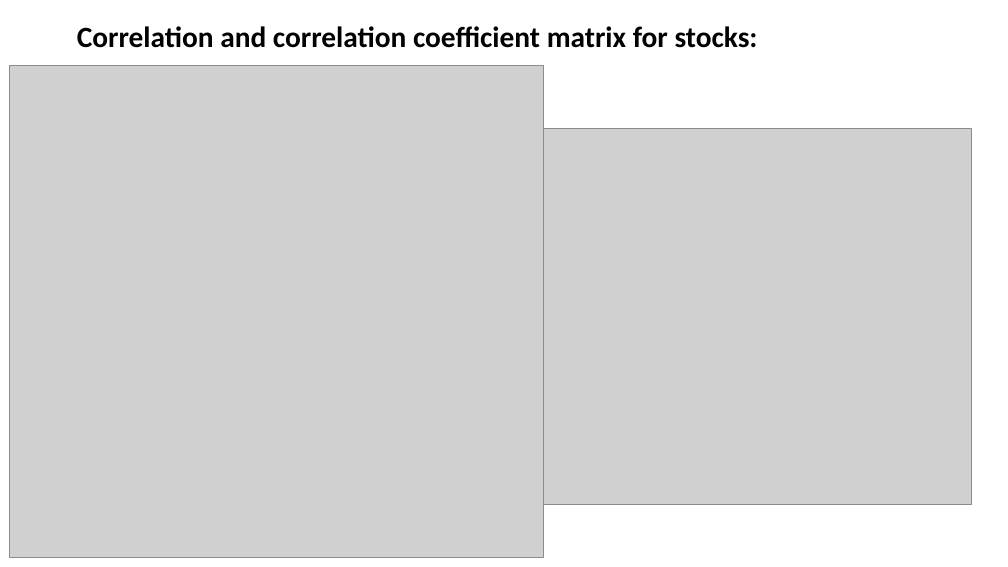
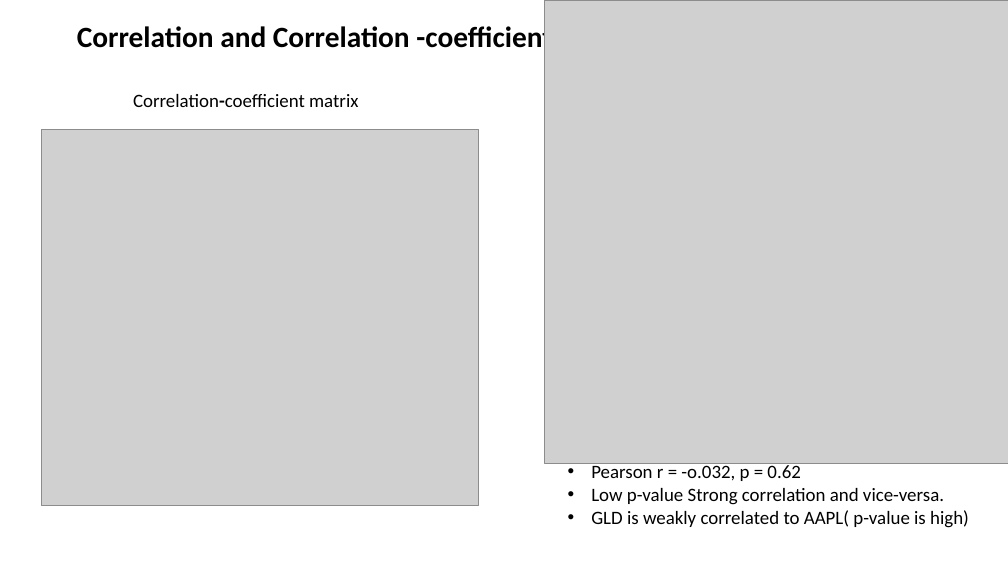
Before and after one commit to gayatripingale/Stocks-Project, a slide deck: slide 8 of Stock_Price_Analysis .pptx. Drawn at 1008x567 pixels with LibreOffice and Linux fonts; fonts in the diff are those of the drawing; grey boxes stand for pictures. Boxes give left, top, right and bottom in pixels: in the first picture for what was removed or moved away, otherwise in the second. Text is boxed around its words. In the diff, an @@ line names an element or a change of style, - is before the commit and + after.

```diff
--- a/Stock_Price_Analysis .pptx
+++ b/Stock_Price_Analysis .pptx
@@ title at box(77, 23, 552, 55): text changed @@
-Correlation and correlation coefficient matrix for stocks:
+Correlation and Correlation -coefficient matrix for stocks:
@@ picture added at box(545, 0, 1008, 464) @@
@@ picture removed at box(10, 65, 543, 558) @@
@@ text added at box(133, 94, 358, 107), 18 pt, text #000000 @@
+Correlation-coefficient matrix
@@ picture: place and size @@
-picture at box(534, 129, 971, 505)
+picture at box(42, 129, 479, 506)
@@ text added at box(591, 463, 969, 528), 18 pt, text #000000 @@
+• Pearson r = -o.032, p = 0.62
+• Low p-value Strong correlation and vice-versa.
+• GLD is weakly correlated to AAPL( p-value is high)
```
Also in this commit, not shown: 2 other slides changed, 6 slides added, 1 slide removed, 26 other files.
